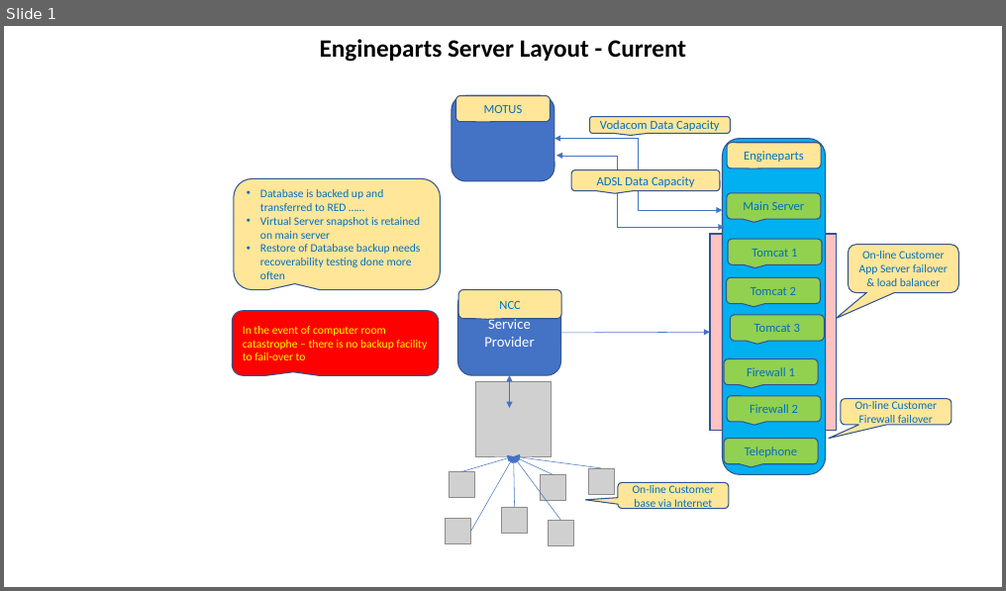
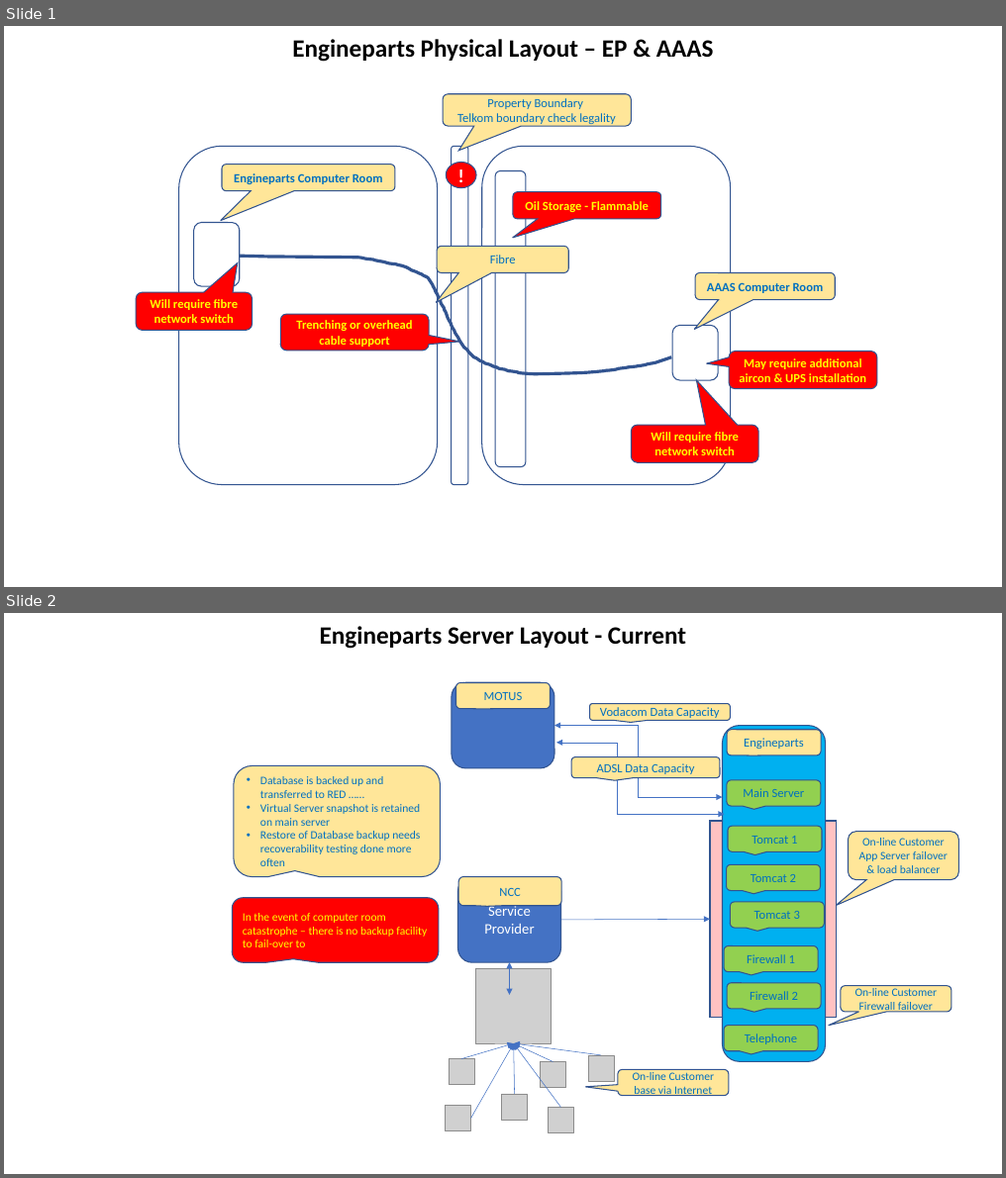
Before and after one commit to JacovdW/ep, a slide deck: Documentation/HardwareDR/ServerAndCommsV2.pptx. Shown one above the other, each under a label of ours: slide 1 before the commit, slides 1 and 2 after it. The pictures are 1006x591 and 1006x1178 pixels, drawn with LibreOffice and Linux fonts; fonts in the diff are those of the drawing; grey boxes stand for pictures. Boxes give left, top, right and bottom in pixels: in the first picture for what was removed or moved away, otherwise in the second. Text is boxed around its words. In the diff, an @@ line names an element or a change of style, - is before the commit and + after.

Commit message:
Additional changes

```diff
--- a/Documentation/HardwareDR/ServerAndCommsV2.pptx
+++ b/Documentation/HardwareDR/ServerAndCommsV2.pptx
@@ slide 1 added at bbox=[4, 26, 1002, 587], background #FFFFFF @@
@@ text added at bbox=[292, 39, 714, 62], 24 pt, text #000000, bold @@
+Engineparts Physical Layout – EP & AAAS
@@ rounded speech box added at bbox=[443, 94, 632, 126], fill #FFE699, outline #325491 1 pt, 12 pt, text #0070C0 @@
+Property Boundary
+Telkom boundary check legality
@@ rounded rectangle added at bbox=[179, 147, 438, 485], outline #325491 1 pt @@
@@ rounded speech box added at bbox=[222, 165, 395, 191], fill #FFE699, outline #325491 1 pt, 12 pt, text #0070C0, bold @@
+Engineparts Computer Room
@@ ellipse added at bbox=[446, 163, 476, 188], fill #FF0000, outline #325491 1 pt, 18 pt, text #FFFFFF, bold @@
+!
@@ rounded rectangle added at bbox=[450, 147, 468, 485], outline #325491 1 pt @@
@@ rounded rectangle added at bbox=[482, 147, 731, 485], outline #325491 1 pt @@
@@ rounded rectangle added at bbox=[495, 172, 526, 468], outline #325491 1 pt @@
@@ rounded speech box added at bbox=[513, 192, 661, 219], fill #FF0000, outline #325491 1 pt, 12 pt, text #FFFF00, bold @@
+Oil Storage - Flammable
@@ rounded rectangle added at bbox=[194, 223, 240, 286], outline #325491 1 pt @@
@@ freeform shape added at bbox=[240, 256, 672, 374], outline #325491 3 pt @@
@@ rounded speech box added at bbox=[437, 246, 568, 274], fill #FFE699, outline #325491 1 pt, 12 pt, text #0070C0 @@
+Fibre
@@ rounded speech box added at bbox=[136, 292, 252, 330], fill #FF0000, outline #325491 1 pt, 12 pt, text #FFFF00, bold @@
+Will require fibre network switch
@@ rounded speech box added at bbox=[696, 274, 836, 300], fill #FFE699, outline #325491 1 pt, 12 pt, text #0070C0, bold @@
+AAAS Computer Room
@@ rounded speech box added at bbox=[280, 314, 429, 351], fill #FF0000, outline #325491 1 pt, 12 pt, text #FFFF00, bold @@
+Trenching or overhead cable support
@@ rounded rectangle added at bbox=[672, 325, 718, 380], outline #325491 1 pt @@
@@ rounded speech box added at bbox=[729, 352, 877, 389], fill #FF0000, outline #325491 1 pt, 12 pt, text #FFFF00, bold @@
+May require additional aircon & UPS installation
@@ rounded speech box added at bbox=[632, 425, 758, 463], fill #FF0000, outline #325491 1 pt, 12 pt, text #FFFF00, bold @@
+Will require fibre network switch
@@ what was slide 1 is now slide 2 @@
```
Also in this commit, not shown: 3 other files.
